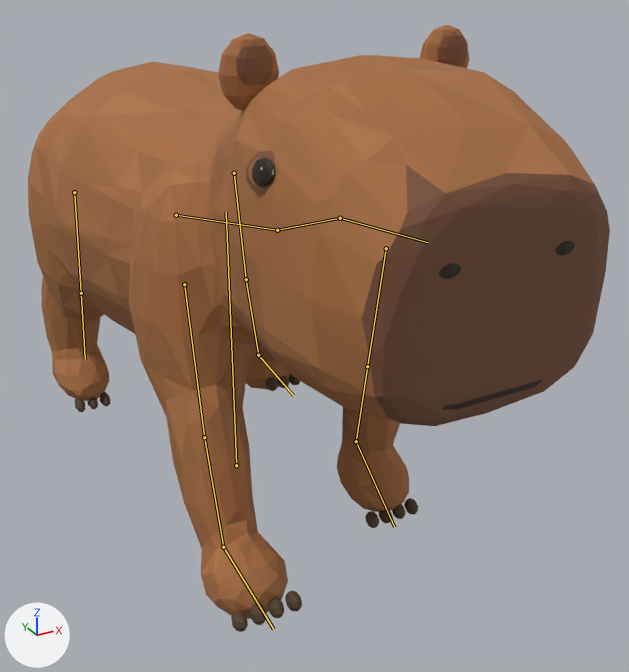
The glTF model assets/models/animais/capivara.glb, before and after one commit.
The view is the same before and after, from a 50 mm camera at (-0.518, -1.228, 0.832) aimed at (0.071, -0.156, 0.296). Every picture has the same lights, and +X, +Y and +Z are marked at lower left. The older version comes first. Both versions are drawn at frame 13 of the action 'andar'; the numbers are the values there. The bones that change, and the others that lie on the model, are drawn over the model as lines.

Objects in the first picture: 'Capivara_Malha.001'.
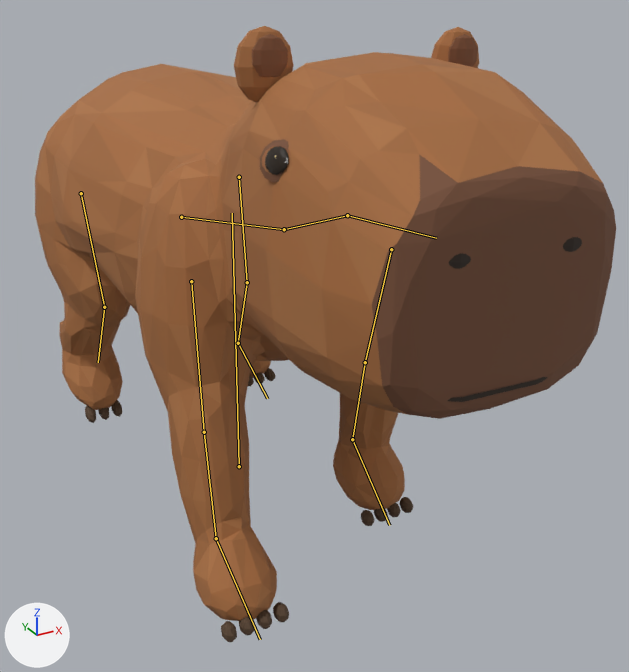
What the commit changed:
Bone 'raiz' (bone_raiz) moves from (0.0, 0.0, 0.0) to (0.004, -0.004, 0.0).
Bone 'raiz' (bone_raiz) turns from (0, 0, 0) to (-1, 0, -1) degrees about its own x, y and z.
Bone 'frente_D' (bone_frente_d) turns from (-11, 0, 0) to (-8, 0, 1) degrees about its own x, y and z.
Bone 'frente_canela_D' (bone_frente_canela_d) turns from (-7, 0, 0) to (-5, 0, 0) degrees about its own x, y and z.
Bone 'frente_pe_D' (bone_frente_pe_d) turns from (0, 0, 0) to (13, 2, -1) degrees about its own x, y and z.
Bone 'frente_E' (bone_frente_e) turns from (11, 0, 0) to (15, 0, 1) degrees about its own x, y and z.
Bone 'frente_canela_E' (bone_frente_canela_e) turns from (0, 0, 0) to (-5, 0, 0) degrees about its own x, y and z.
Bone 'frente_pe_E' (bone_frente_pe_e) turns from (0, 0, 0) to (3, 2, -1) degrees about its own x, y and z.
Bone 'tras_D' (bone_tras_d) turns from (11, 0, 0) to (-30, 0, 1) degrees about its own x, y and z.
Bone 'tras_canela_D' (bone_tras_canela_d) turns from (0, 0, 0) to (58, -1, 0) degrees about its own x, y and z.
Bone 'tras_E' (bone_tras_e) turns from (-11, 0, 0) to (-10, 0, 1) degrees about its own x, y and z.
Bone 'tras_canela_E' (bone_tras_canela_e) turns from (-7, 0, 0) to (27, 0, 0) degrees about its own x, y and z.
Bone 'tras_pe_E' (bone_tras_pe_e) turns from (0, 0, 0) to (-16, 2, -1) degrees about its own x, y and z.
Bone 'tronco' (bone_tronco) turns from (0, 0, 0) to (0, -1, 0) degrees about its own x, y and z.

Pixel boxes [x1, y1, x2, y2] of what changed, in the pictures (629 x 672 px):
'Capivara_Malha.001', posed: before [28, 24, 610, 632]; after [35, 26, 616, 642]
bone 'raiz', root to tip: before (236, 465) to (226, 212); after (239, 466) to (232, 213)
bone 'frente_D', root to tip: before (184, 284) to (204, 437); after (191, 281) to (204, 432)
bone 'frente_canela_D', root to tip: before (204, 437) to (223, 547); after (204, 432) to (216, 538)
bone 'frente_pe_D', root to tip: before (223, 547) to (273, 629); after (216, 538) to (260, 639)
bone 'frente_E', root to tip: before (386, 248) to (367, 366); after (391, 249) to (365, 362)
bone 'frente_canela_E', root to tip: before (367, 366) to (356, 441); after (365, 362) to (352, 439)
bone 'frente_pe_E', root to tip: before (356, 441) to (394, 527); after (352, 439) to (389, 525)
bone 'tras_D', root to tip: before (74, 192) to (81, 293); after (81, 193) to (104, 307)
bone 'tras_canela_D', root to tip: before (81, 293) to (85, 359); after (104, 307) to (98, 362)
bone 'tras_E', root to tip: before (234, 173) to (246, 279); after (239, 177) to (247, 282)
bone 'tras_canela_E', root to tip: before (246, 279) to (258, 355); after (247, 282) to (238, 343)
bone 'tras_pe_E', root to tip: before (258, 355) to (293, 395); after (238, 343) to (267, 398)
bone 'tronco', root to tip: before (176, 215) to (277, 230); after (181, 217) to (284, 229)
